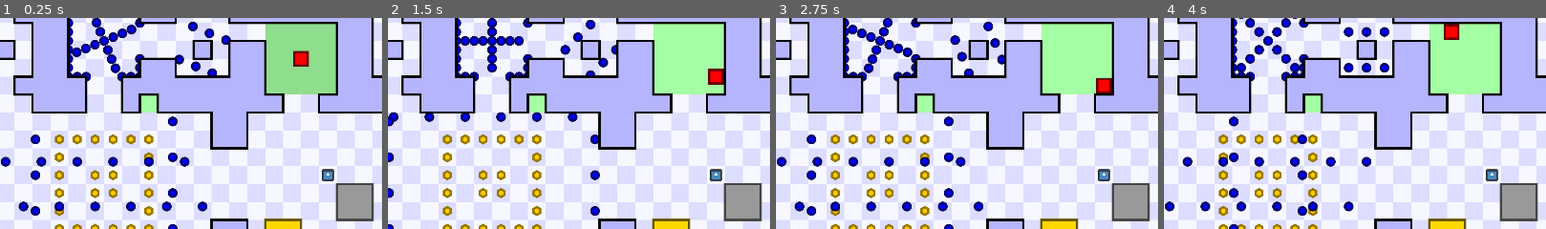
Above: before the commit, frames 1-4 (left to right).
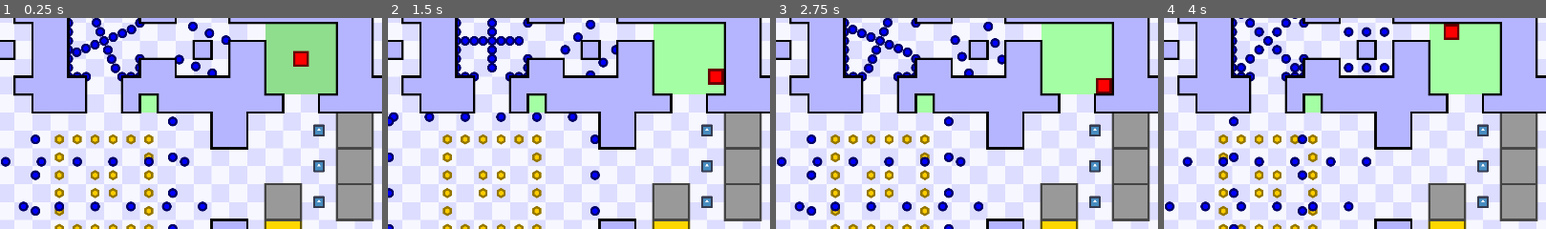
Above: after the commit, the same moments.

Repository: JustVictorGD/TWHG-Remake-Template
Game: Godot game, scene res://game/scenes/main.tscn
The game is run twice, just before and just after one commit, with the same random seed, the same clock (stepped at 60 frames per second) and the same inputs. The engine's default icon, where the game draws it, is replaced by a stand-in: a white triangle on a blue panel in a dark square.
Inputs:
- Up to frame 1 (0.25 s): no input
- Up to frame 2 (1.5 s): hold D (right) 0.53-1.28 s; hold S (down) from 1.28 s (still down)
- Up to frame 3 (2.75 s): release S (down) at 2.03 s; hold D (right) from 2.03 s (still down)
- Up to frame 4 (4 s): release D (right) at 2.78 s; hold W (up) 2.78-3.53 s; hold A (left) from 3.53 s (still down)
The pictures show only the part of the screen within x 36-86%, y 11-61%; the shares and areas given below are measured in that part.

The runs differ from the first frame. In frame 1, 5.9% of the frame differs, in the area x 69-98%, y 45-97%; in frame 2, 5.9%; in frame 3, 5.9%; in frame 4, 5.9%.

Commit message:
Small Key and Key Door bugfixes
- Fixed Keys using collectable IDs instead of chosen IDs
- "Improved" Doors' directional open methods and fixed the glitch where Down and Right directions get offset by 1-2 pixels.
- Made Doors' open time property actually do something

Diff:
--- a/core/scripts/classes/door.gd
+++ b/core/scripts/classes/door.gd
@@ -10,8 +10,9 @@
 ## Choose whether or not the gate fades away as it opens.
 @export var fade: bool = false
 
+@onready var timer: TickBasedTimer = TickBasedTimer.new(open_time)
+
 var is_triggered: bool = false
-var timer: TickBasedTimer = TickBasedTimer.new(open_time)
 
 var old_size: Vector2
 var old_position: Vector2
@@ -47,16 +48,18 @@
 		if open_method == open_methods.UP:
 			size.y = old_size.y * ease(timer.get_progress_left(), -2) # Negative means IN-OUT easing
 
+
 		elif open_method == open_methods.LEFT:
-			size.x = old_size.x * ease(timer.get_progress_left(), -2)
+			size.y = old_size.y * ease(timer.get_progress_left(), -2)
+			rotation = -PI / 2
 
 		elif open_method == open_methods.DOWN:
 			size.y = old_size.y * ease(timer.get_progress_left(), -2)
-			position.y = old_position.y + old_size.y * ease(timer.get_progress(), -2)
+			rotation = PI
 
 		elif open_method == open_methods.RIGHT:
-			size.x = old_size.x * ease(timer.get_progress_left(), -2)
-			position.x = old_position.x + old_size.x * ease(timer.get_progress(), -2)
+			size.y = old_size.y * ease(timer.get_progress_left(), -2)
+			rotation = PI / 2
 
 		elif open_method == open_methods.SHRINK:
 			@warning_ignore("narrowing_conversion")
--- a/core/scripts/classes/solid.gd
+++ b/core/scripts/classes/solid.gd
@@ -16,6 +16,7 @@
 	# WARNING: Please use a parent node to animate wall objects, because the AnimationPlayer overrides these changes.
 	size -= Vector2(6, 6)
 	position += Vector2(3, 3)
+	pivot_offset = size / 2
 
 	# Creates the outline
 	outline = ColorRect.new()
--- a/core/scripts/object_scripts/key.gd
+++ b/core/scripts/object_scripts/key.gd
@@ -16,7 +16,7 @@
 func extra_collect() -> void:
 	# Find door with matching ID and trigger it
 	for key_door: Solid in get_tree().get_nodes_in_group("key_doors"):
-		if key_door.key_id == id:
+		if key_door.key_id == key_id:
 			key_door.trigger_door()
 
 func checkpoint_touched(_id: int) -> void:
--- a/game/areas/level 1/1-b2.tscn
+++ b/game/areas/level 1/1-b2.tscn
@@ -717,6 +717,7 @@
 money_requirement = 4
 show_text = false
 open_method = 1
+open_time = 1000
 outline_color = Color(0.4, 0.34, 0, 1)
 
 [node name="TileMap" parent="." instance=ExtResource("7_mg4fx")]
@@ -727,15 +728,53 @@
 [node name="Keys" type="Node2D" parent="."]
 
 [node name="Key" parent="Keys" instance=ExtResource("10_l8d2y")]
-position = Vector2(1368, 456)
+position = Vector2(1344, 336)
+key_id = 0
 tracking = true
 plays_sound = false
 
+[node name="Key2" parent="Keys" instance=ExtResource("10_l8d2y")]
+position = Vector2(1344, 432)
+key_id = 1
+tracking = true
+plays_sound = false
+
+[node name="Key3" parent="Keys" instance=ExtResource("10_l8d2y")]
+position = Vector2(1344, 528)
+key_id = 2
+tracking = true
+plays_sound = false
+
 [node name="KeyDoors" type="Node2D" parent="."]
 
 [node name="KeyDoor" parent="KeyDoors" instance=ExtResource("11_1d6nl")]
+offset_left = 1392.0
+offset_top = 288.0
+offset_right = 1488.0
+offset_bottom = 384.0
+key_id = 0
+open_time = 1000
+
+[node name="KeyDoor2" parent="KeyDoors" instance=ExtResource("11_1d6nl")]
+offset_left = 1392.0
+offset_top = 384.0
+offset_right = 1488.0
+offset_bottom = 480.0
+key_id = 1
+open_method = 0
+
+[node name="KeyDoor3" parent="KeyDoors" instance=ExtResource("11_1d6nl")]
 offset_left = 1392.0
 offset_top = 480.0
 offset_right = 1488.0
 offset_bottom = 576.0
-key_id = 0
+key_id = 2
+open_method = 1
+
+[node name="KeyDoor4" parent="KeyDoors" instance=ExtResource("11_1d6nl")]
+offset_left = 1200.0
+offset_top = 480.0
+offset_right = 1296.0
+offset_bottom = 576.0
+key_id = 2
+open_method = 0
